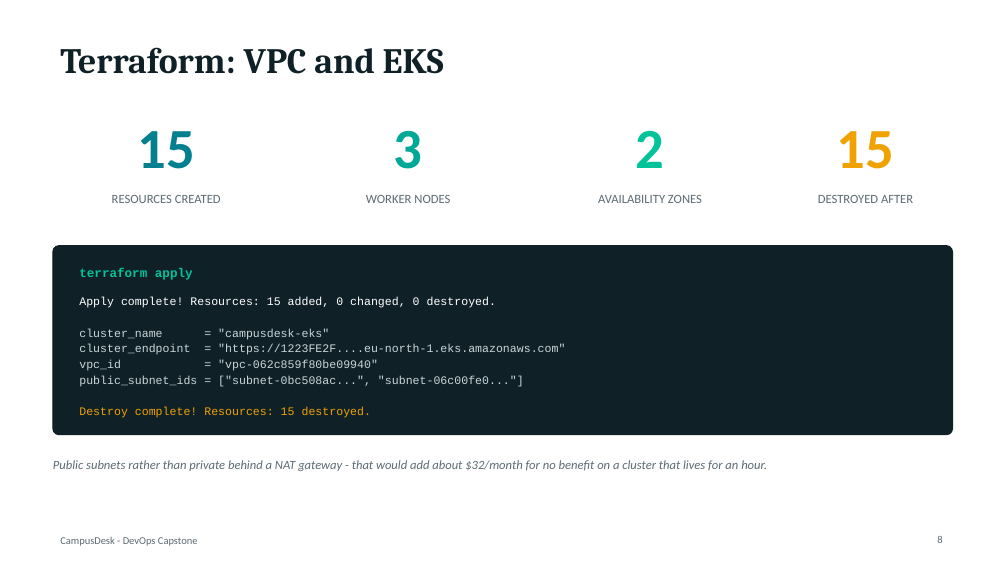
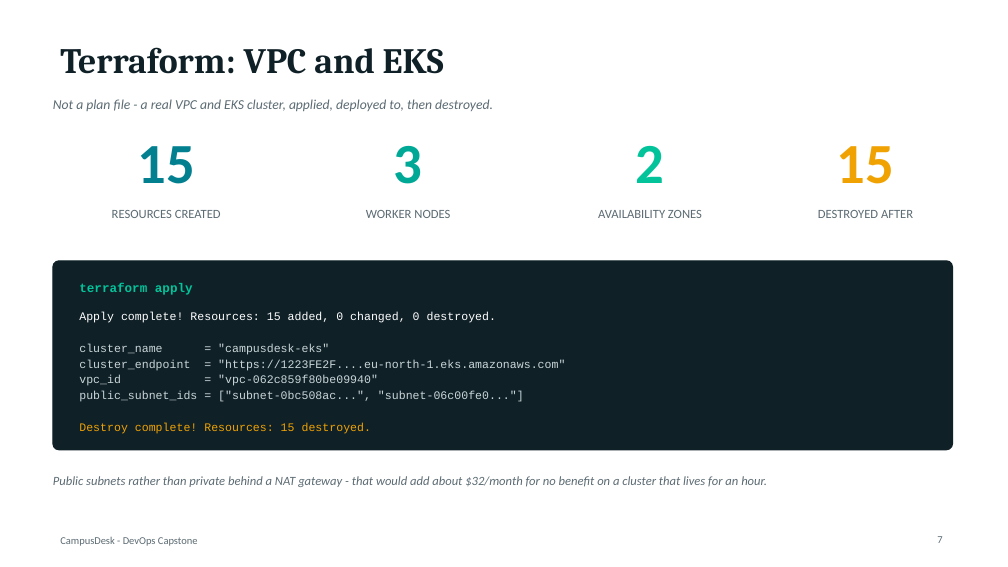
Before and after one commit to lakshay776/DevOpsAssignment, a slide deck: slide 7 of session21-devops-capstone-final/CampusDesk-Capstone.pptx (slide 8 before the commit). Drawn at 1008x567 pixels with LibreOffice and Linux fonts; fonts in the diff are those of the drawing. Boxes give left, top, right and bottom in pixels: in the first picture for what was removed or moved away, otherwise in the second. Text is boxed around its words. In the diff, an @@ line names an element or a change of style, - is before the commit and + after.

Commit message:
Redesign the weak slides in the capstone deck
Four problems, all of which made the deck read as generated rather than
written:

- A vertical accent stripe down the left edge of every dark slide. This
  is a well-known tell and carried no information. Removed.
- 'It actually ran on AWS' was a title and one sentence on an otherwise
  empty slide. Deleted; its point now sits as a subtitle on the
  Terraform slide where the evidence actually is.
- 'What was delivered' was ten identical grey boxes in a 2x5 grid, with
  no hierarchy and nothing to look at. Rebuilt as three headed columns -
  build the thing, ship it safely, run it in production - which is the
  shape the work actually took.
- The title and closing slides were mostly empty space. The title now
  carries a strip of real figures, and the closing slide carries the
  repository link and three takeaways.

Also left-aligned the titles on the dark layouts, which were centred
while every other element was left-aligned, and raised the contrast of
muted body text on the near-black background.

The deck was rendered and reviewed this time rather than only validated,
which is how these got through twice.

```diff
--- a/session21-devops-capstone-final/CampusDesk-Capstone.pptx
+++ b/session21-devops-capstone-final/CampusDesk-Capstone.pptx
@@ text added at (53,99,493,111), 13 pt, text #5C6B73, italic @@
+Not a plan file - a real VPC and EKS cluster, applied, deployed to, then destroyed.
@@ 11 texts, 1 rounded rectangle: place and size @@
-11 texts, 1 rounded rectangle at (53,131,953,471)
+11 texts, 1 rounded rectangle at (53,146,953,487)
@@ page number at (937,536,942,543): text changed @@
-8
+7
```
Also in this commit, not shown: 1 other slide changed, 2 slides added, 3 slides removed.
